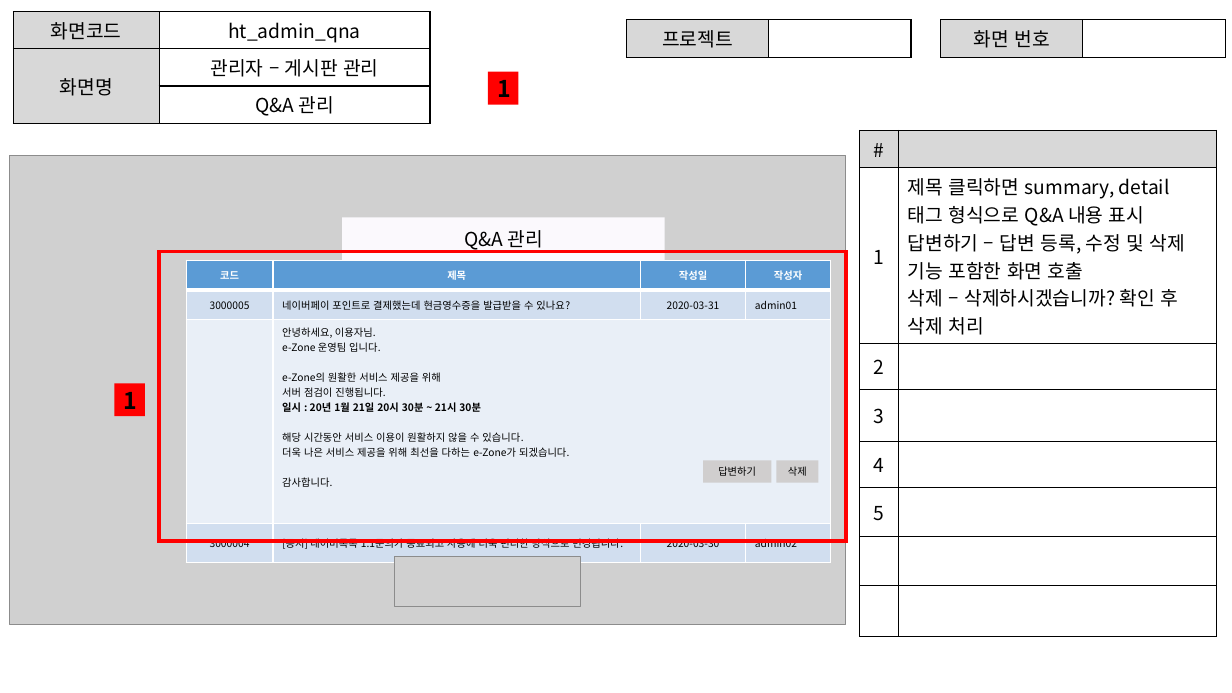
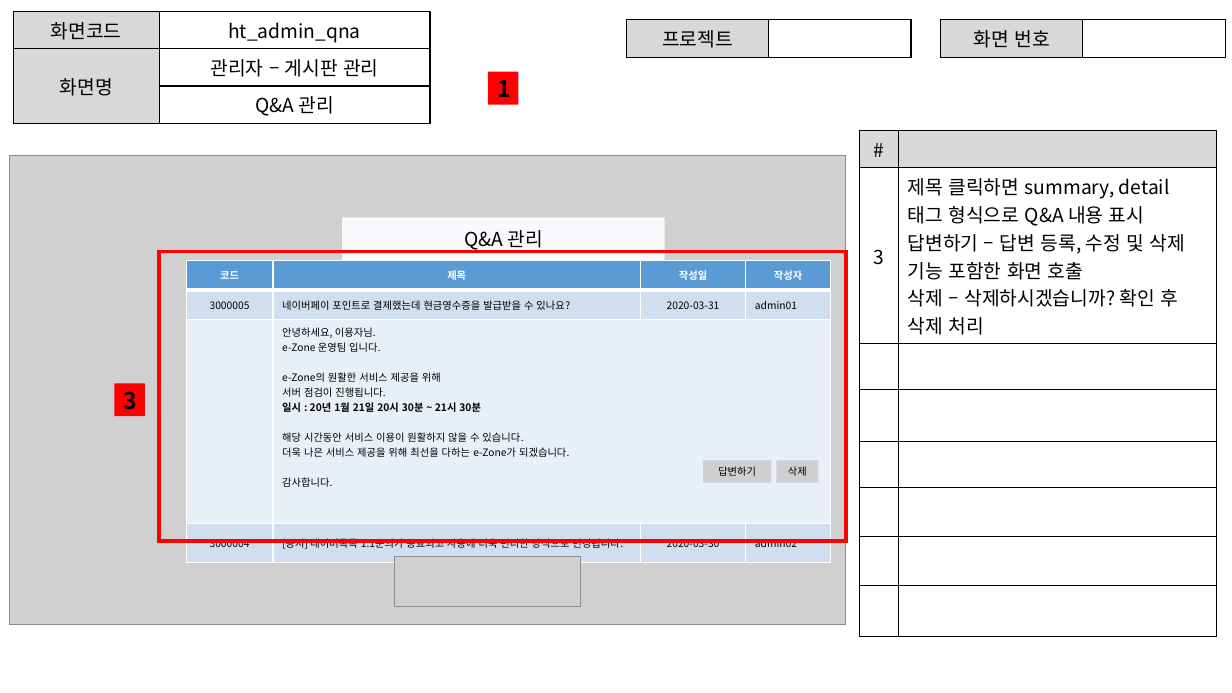
Before and after one commit to ezenteam2/e-Zone, a slide deck: slide 20 of 0 발표용 파워포인트/project05 - 파워포인트 종합 - 현태.pptx. Drawn at 1232x693 pixels with LibreOffice and Linux fonts; fonts in the diff are those of the drawing; grey boxes stand for pictures. Boxes give left, top, right and bottom in pixels: in the first picture for what was removed or moved away, otherwise in the second. Text is boxed around its words. In the diff, an @@ line names an element or a change of style, - is before the commit and + after.

```diff
--- a/0 발표용 파워포인트/project05 - 파워포인트 종합 - 현태.pptx
+++ b/0 발표용 파워포인트/project05 - 파워포인트 종합 - 현태.pptx
@@ table at (860, 130, 1217, 604) @@
-row 2: 1 | 제목 클릭하면 summary, detail 태그 형식으로 Q&A 내용 표시 / 답변하기 – 답변 등록, 수정 및 삭제 기능 포함한 화면 호출 / 삭제 – 삭제하시겠습니까? 확인 후 삭제 처리
-row 3: 2 | 
-row 4: 3 | 
-row 5: 4 | 
-row 6: 5 | 
+row 2: 3 | 제목 클릭하면 summary, detail 태그 형식으로 Q&A 내용 표시 / 답변하기 – 답변 등록, 수정 및 삭제 기능 포함한 화면 호출 / 삭제 – 삭제하시겠습니까? 확인 후 삭제 처리
+row 5:  | 
+row 6:  | 
+row 7:  | 
+row 8:  | 
@@ text in rectangle at (124, 391, 138, 410): text changed @@
-1
+3
```
Also in this commit, not shown: 12 other slides changed, 2 other files.
